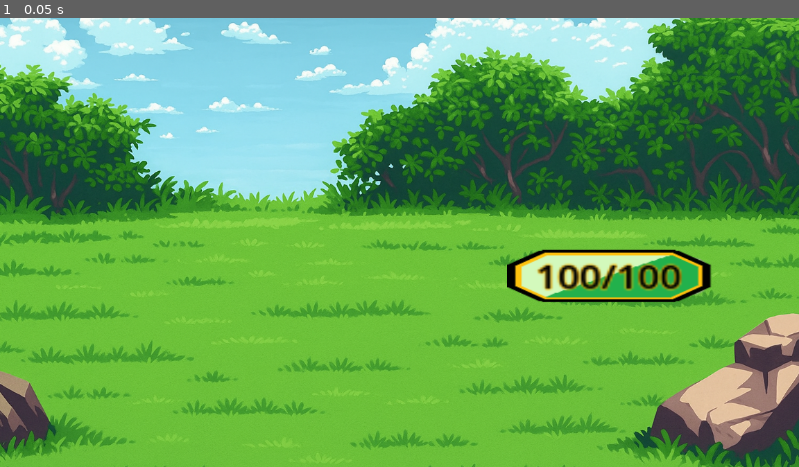
Above: before the commit, frame 1.
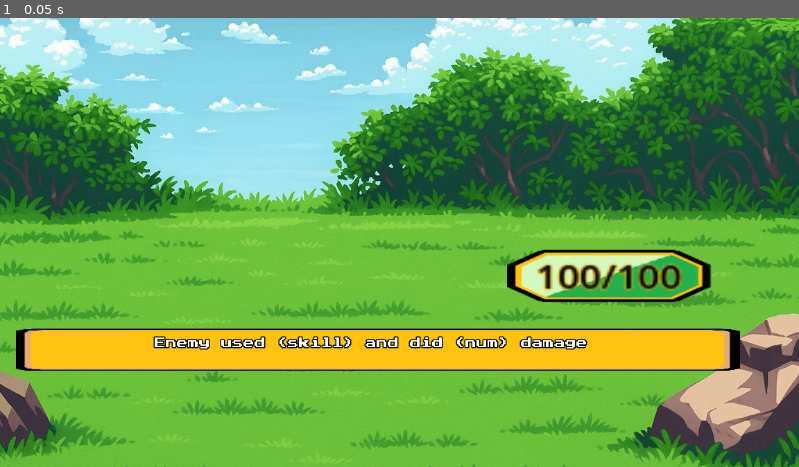
Above: after the commit, the same moment.

Repository: DrewCoding/179-Final-Project
Game: Godot game, scene res://Scenes/battle_set_up.tscn
The game is run twice, just before and just after one commit, with the same random seed, the same clock (stepped at 60 frames per second) and the same inputs. This scene is started directly instead of the project's main scene.
Inputs:
- Up to frame 1 (0.05 s): no input

The runs differ from the first frame. In frame 1, 8.7% of the frame differs, in the area x 2-93%, y 69-79%.
Error in both runs: Invalid access to property or key 'curr_hp' on a base object of type 'Nil'. (res://Scripts/battle_manager.gd:72)

Commit message:
More combat UI stuff

Diff:
--- a/aggiemon/Scenes/battle_set_up.tscn
+++ b/aggiemon/Scenes/battle_set_up.tscn
@@ -276,13 +276,12 @@
 expand_mode = 1
 
 [node name="DialogueBox" type="TextureRect" parent="."]
-visible = false
 offset_left = 23.0
 offset_top = 407.0
 offset_right = 1067.0
-offset_bottom = 540.0
+offset_bottom = 551.0
 texture = ExtResource("4_bp2fu")
-expand_mode = 2
+expand_mode = 1
 
 [node name="Text" type="Label" parent="DialogueBox"]
 layout_mode = 0
@@ -291,11 +290,13 @@
 offset_right = 1042.0
 offset_bottom = 124.0
 theme_override_colors/font_outline_color = Color(0, 0, 0, 1)
-theme_override_constants/outline_size = 3
-theme_override_font_sizes/font_size = 24
+theme_override_constants/outline_size = 6
+theme_override_fonts/font = ExtResource("7_k502n")
+theme_override_font_sizes/font_size = 16
 text = "Enemy used (skill) and did (num) damage "
 horizontal_alignment = 1
 vertical_alignment = 1
+autowrap_mode = 2
 text_overrun_behavior = 4
 
 [node name="AudioStreamPlayer" type="AudioStreamPlayer" parent="."]
